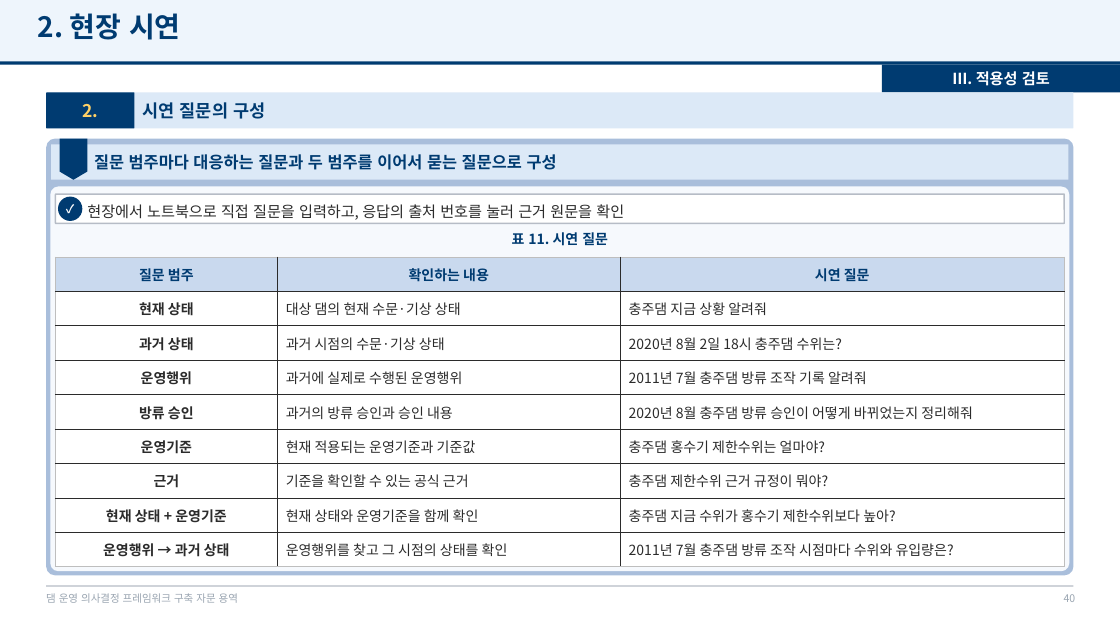
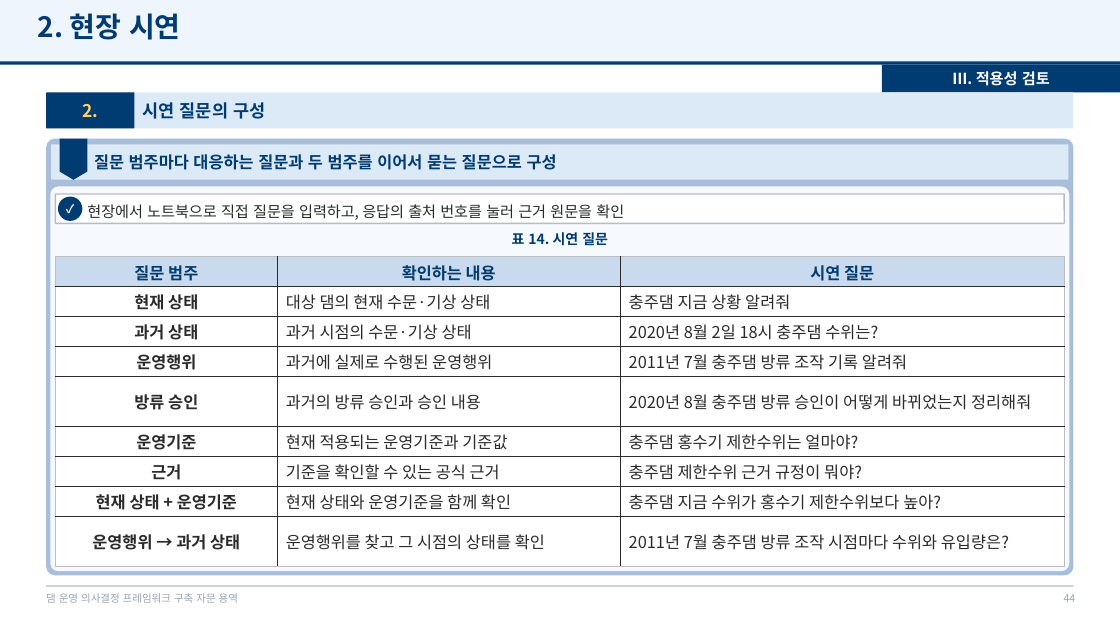
Before and after one commit to mkm1119/KGRAG-LLM, a slide deck: slide 44 of project_khnp/2026.12.09_최종보고회_발표자료_초안.pptx (slide 40 before the commit). Drawn at 1120x630 pixels with LibreOffice and Linux fonts; fonts in the diff are those of the drawing; background and template pictures are left out. Boxes give left, top, right and bottom in pixels: in the first picture for what was removed or moved away, otherwise in the second. Text is boxed around its words. In the diff, an @@ line names an element or a change of style, - is before the commit and + after.

```diff
--- a/project_khnp/2026.12.09_최종보고회_발표자료_초안.pptx
+++ b/project_khnp/2026.12.09_최종보고회_발표자료_초안.pptx
@@ text at (x1=512, y1=232, x2=608, y2=246): text changed @@
-표 11. 시연 질문
+표 14. 시연 질문
@@ table at (x1=55, y1=257, x2=1064, y2=567) @@
@@ size 12 to 14 pt @@
@@ page number at (x1=1064, y1=594, x2=1076, y2=602): text changed @@
-40
+44
```
Also in this commit, not shown: 17 other slides changed, 4 slides added, 2 other files.
